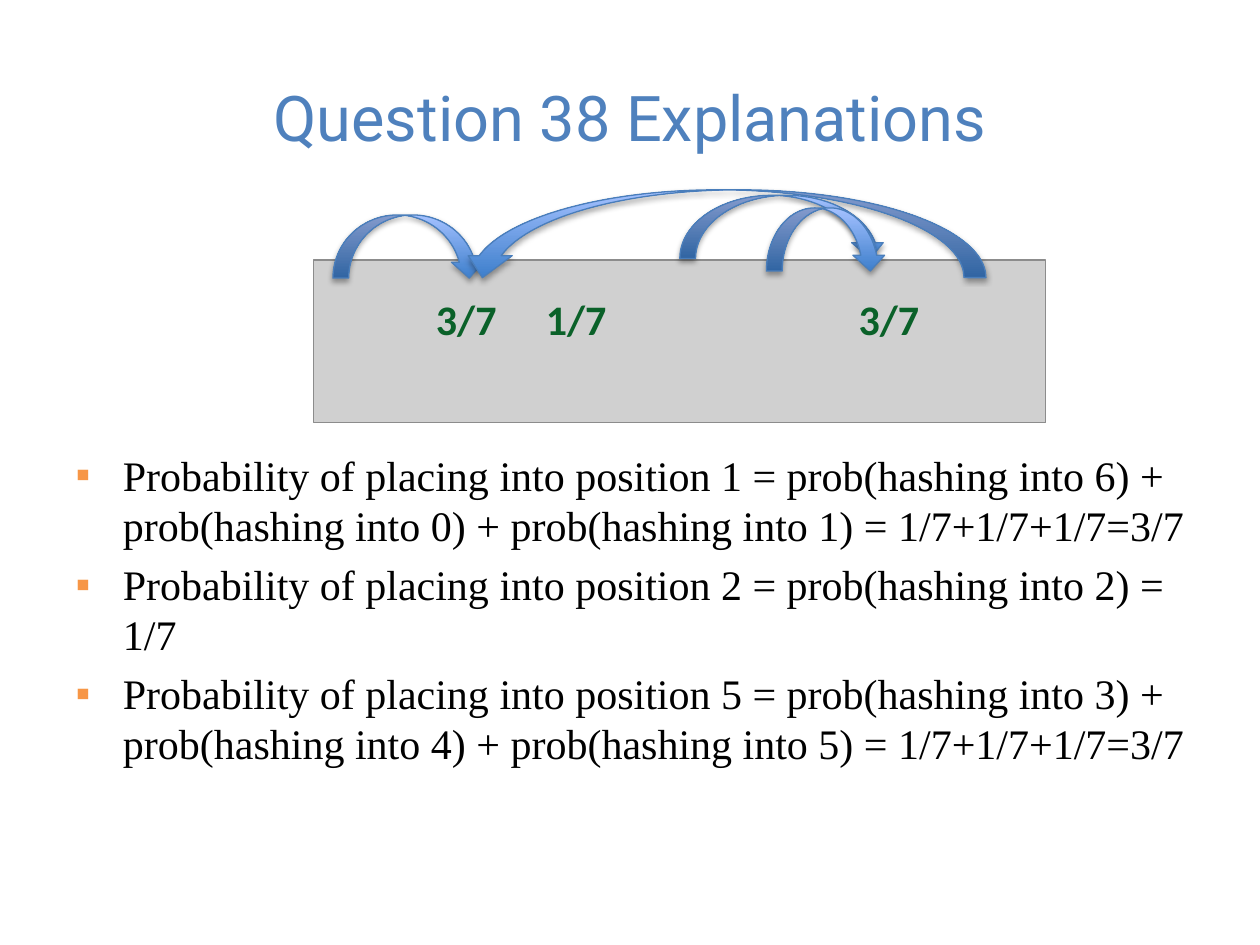
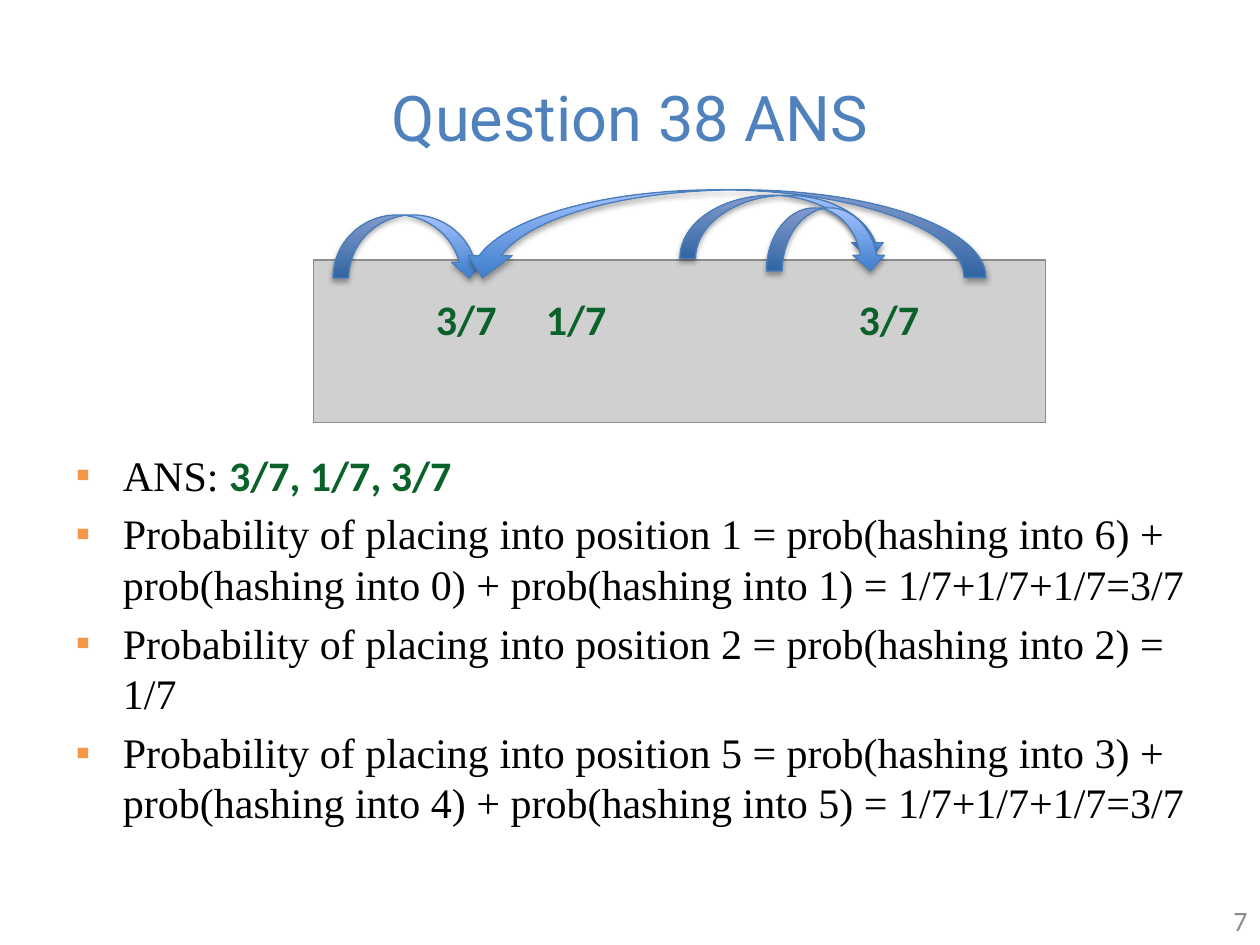
Before and after one commit to guhofstra/CSC111Fa25, a slide deck: slide 7 of PPTs/Lecture 7-hash table exercises ANS.pptx (slide 6 before the commit). Drawn at 1260x945 pixels with LibreOffice and Linux fonts; fonts in the diff are those of the drawing; grey boxes stand for pictures. Boxes give left, top, right and bottom in pixels: in the first picture for what was removed or moved away, otherwise in the second. Text is boxed around its words. In the diff, an @@ line names an element or a change of style, - is before the commit and + after.

```diff
--- a/PPTs/Lecture 7-hash table exercises ANS.pptx
+++ b/PPTs/Lecture 7-hash table exercises ANS.pptx
@@ title at (392, 95, 868, 149): text changed @@
-Question 38 Explanations
+Question 38 ANS
@@ text at (123, 461, 452, 497): paragraph added @@
+▪ ANS: 3/7, 1/7, 3/7
@@ page number added at (1233, 913, 1247, 931), 16 pt, text #8C8C8C @@
+7
```
Also in this commit, not shown: 8 other slides changed, 2 slides added, 1 slide removed, 18 other files.
